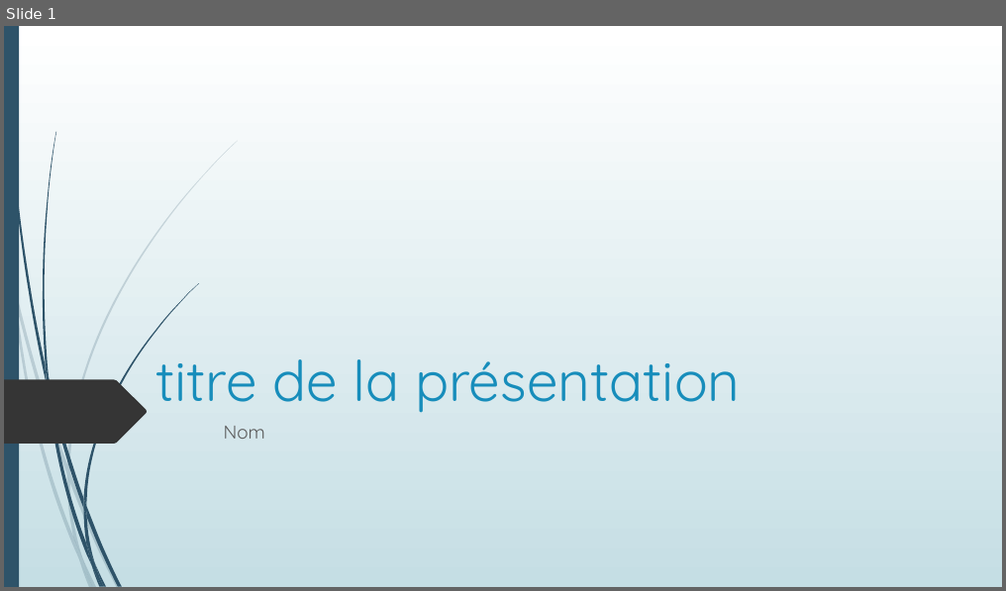
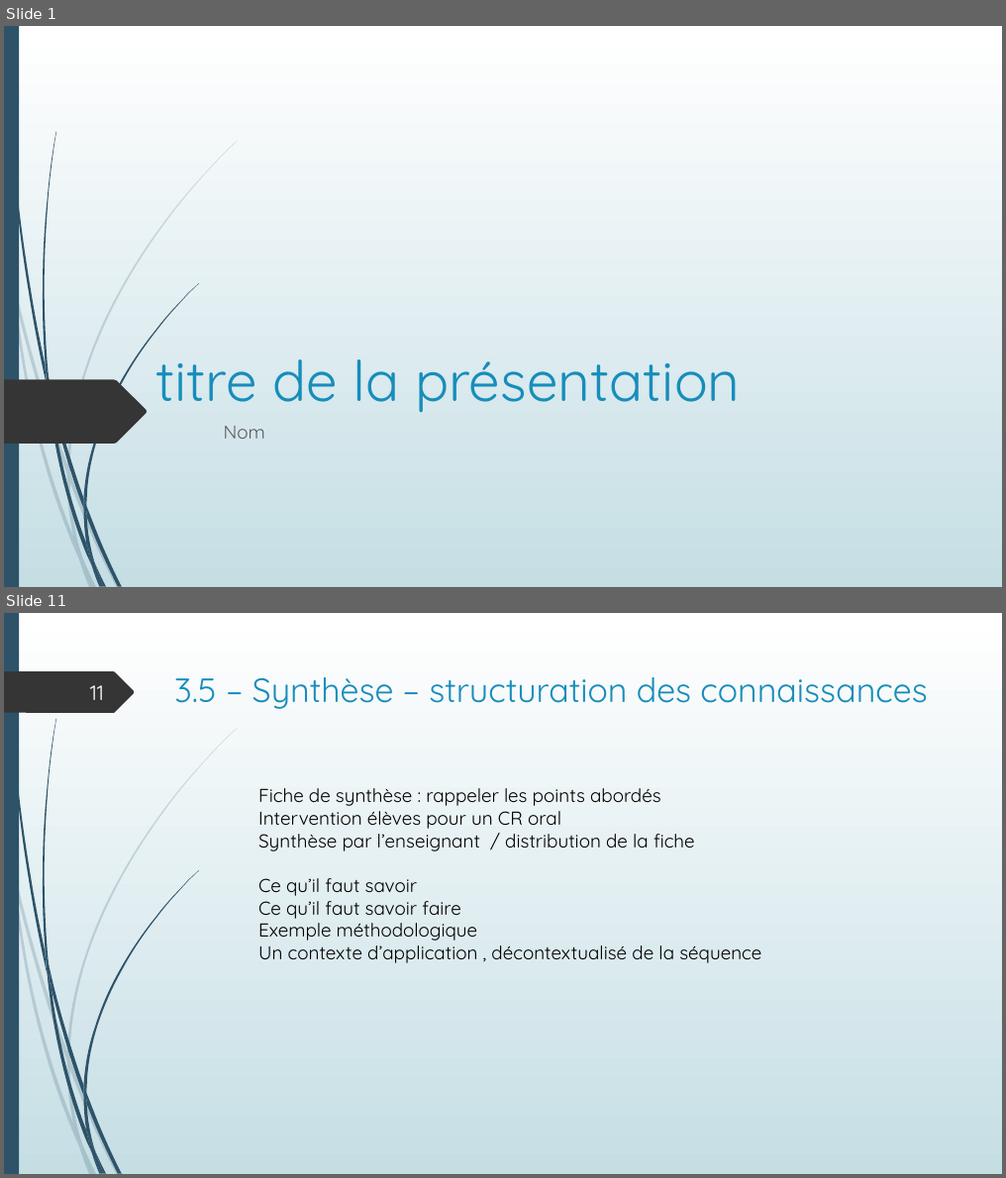
Before and after one commit to SdeuxiModeles/Modeles, a slide deck: N1.pptx. Shown one above the other, each under a label of ours: slide 1 before the commit, slides 1 and 11 after it; the slides between them are not shown. The pictures are 1006x591 and 1006x1178 pixels, drawn with LibreOffice and Linux fonts; fonts in the diff are those of the drawing. Boxes give left, top, right and bottom in pixels: in the first picture for what was removed or moved away, otherwise in the second. Text is boxed around its words. In the diff, an @@ line names an element or a change of style, - is before the commit and + after.

```diff
--- a/N1.pptx
+++ b/N1.pptx
@@ slide 11 added at (4, 613, 1002, 1174), background gradient #FFFFFF to #C5DEE5; not listed: 23 template elements that a slide beside it also shows @@
@@ freeform shape added at (4, 671, 135, 713), fill #353535 @@
@@ page number added at (90, 685, 104, 700), 20 pt, text #FEFFFF @@
+11
@@ title added at (174, 677, 927, 709), 32.4 pt, text #178DBB @@
+3.5 – Synthèse – structuration des connaissances
@@ text added at (258, 788, 761, 963), 18 pt, text #000000 @@
+Fiche de synthèse : rappeler les points abordés
+Intervention élèves pour un CR oral
+Synthèse par l’enseignant / distribution de la fiche
+Ce qu’il faut savoir
+Ce qu’il faut savoir faire
+Exemple méthodologique
+Un contexte d’application , décontextualisé de la séquence
```
Also in this commit, not shown: 1 slide changed, 23 other slides added, 7 slides removed.
